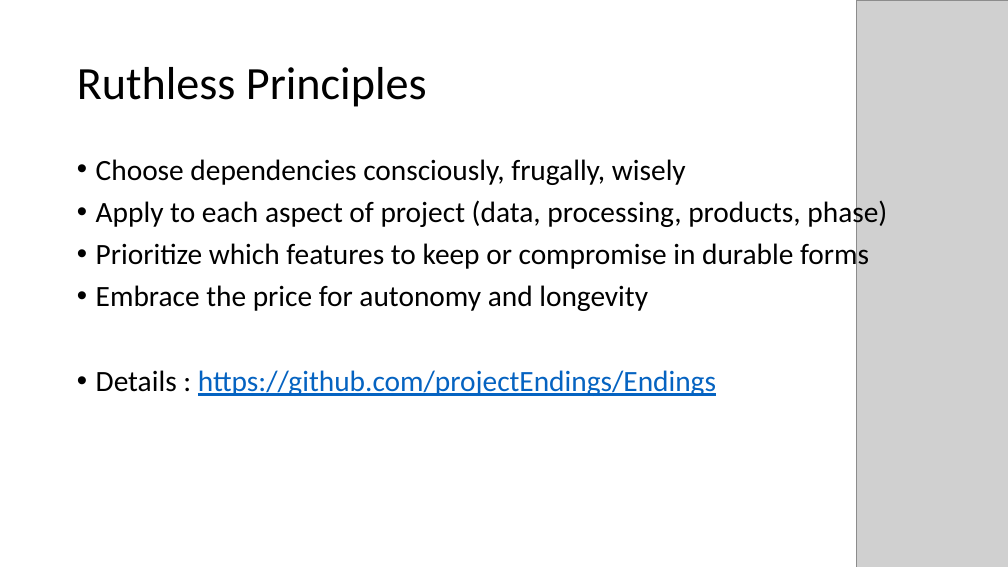
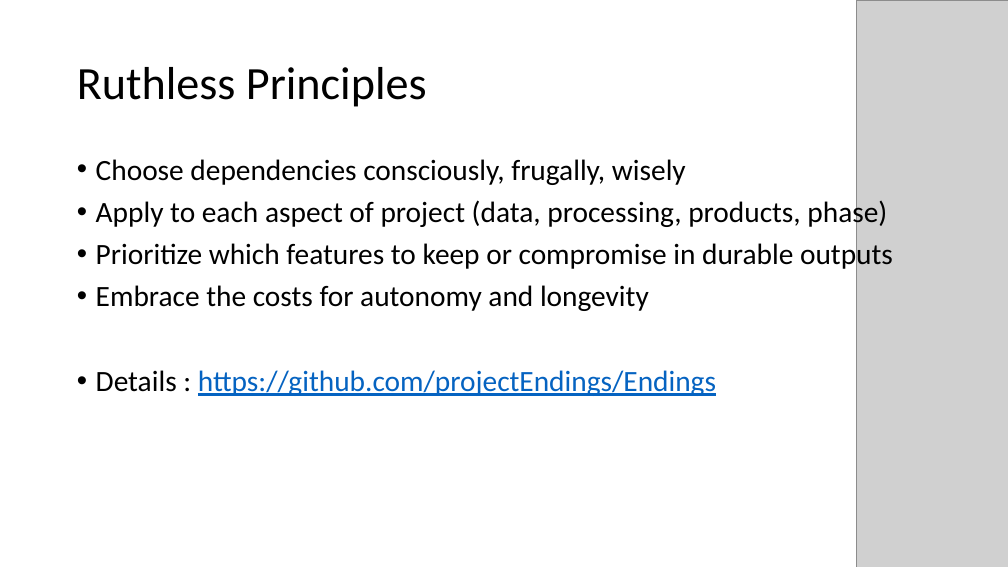
Before and after one commit to projectEndings/Endings, a slide deck: slide 10 of presentations/DH_2019/EndingsPanelPresentation.pptx. Drawn at 1008x567 pixels with LibreOffice and Linux fonts; fonts in the diff are those of the drawing; grey boxes stand for pictures. Boxes give left, top, right and bottom in pixels: in the first picture for what was removed or moved away, otherwise in the second. Text is boxed around its words. In the diff, an @@ line names an element or a change of style, - is before the commit and + after.

```diff
--- a/presentations/DH_2019/EndingsPanelPresentation.pptx
+++ b/presentations/DH_2019/EndingsPanelPresentation.pptx
@@ text at (x1=96, y1=240, x2=893, y2=311): text changed @@
-• Prioritize which features to keep or compromise in durable forms
-• Embrace the price for autonomy and longevity
+• Prioritize which features to keep or compromise in durable outputs
+• Embrace the costs for autonomy and longevity
```
Also in this commit, not shown: 6 other slides changed.
